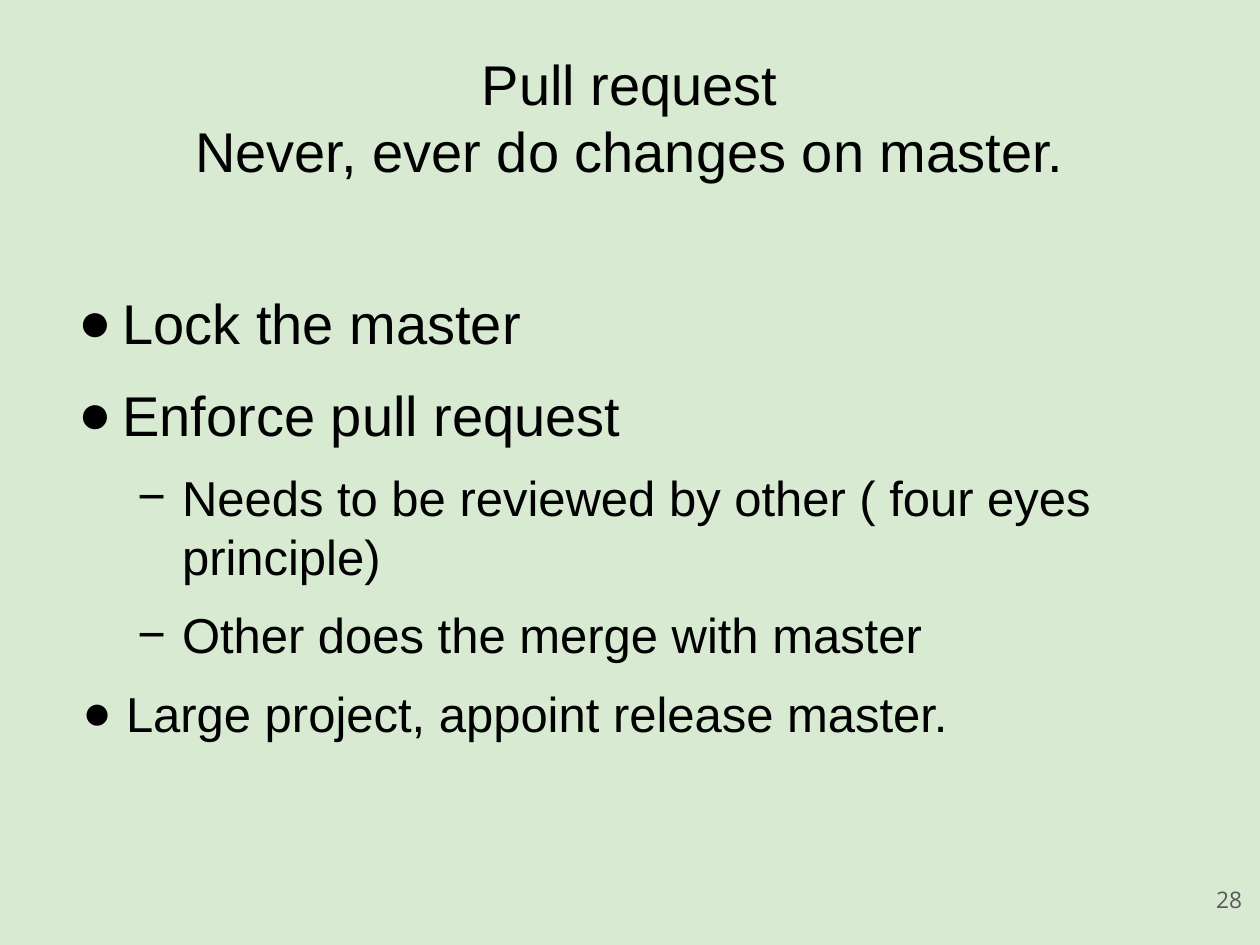
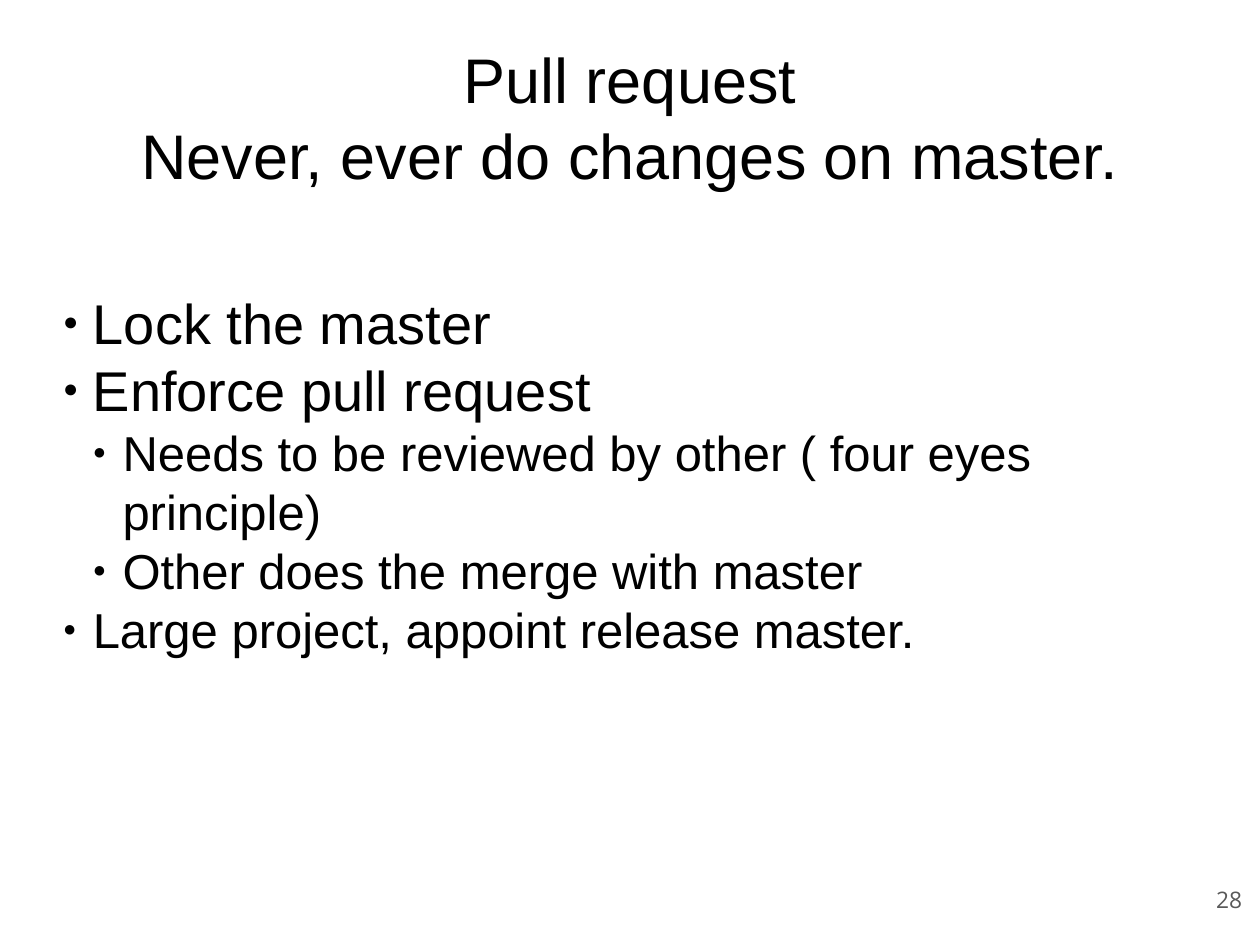
Before and after one commit to rickvek/Workshop-GIT, a slide deck: slide 28 of Git-Workshop.odp. Drawn at 1260x945 pixels with LibreOffice and Linux fonts; fonts in the diff are those of the drawing. Boxes give left, top, right and bottom in pixels: in the first picture for what was removed or moved away, otherwise in the second. Text is boxed around its words. In the diff, an @@ line names an element or a change of style, - is before the commit and + after.

```diff
--- a/Git-Workshop.odp
+++ b/Git-Workshop.odp
@@ background #D9EAD3 to #FFFFFF @@
@@ text "Pull request Never, ever do ..." at box(141, 57, 1117, 191): size 32 to 36 pt @@
@@ text "Lock the master" at box(93, 303, 1031, 658): indent changed; less space between paragraphs; bullet − to ● @@
```
Also in this commit, not shown: 35 other slides changed, 1 slide added, 2 other files.
